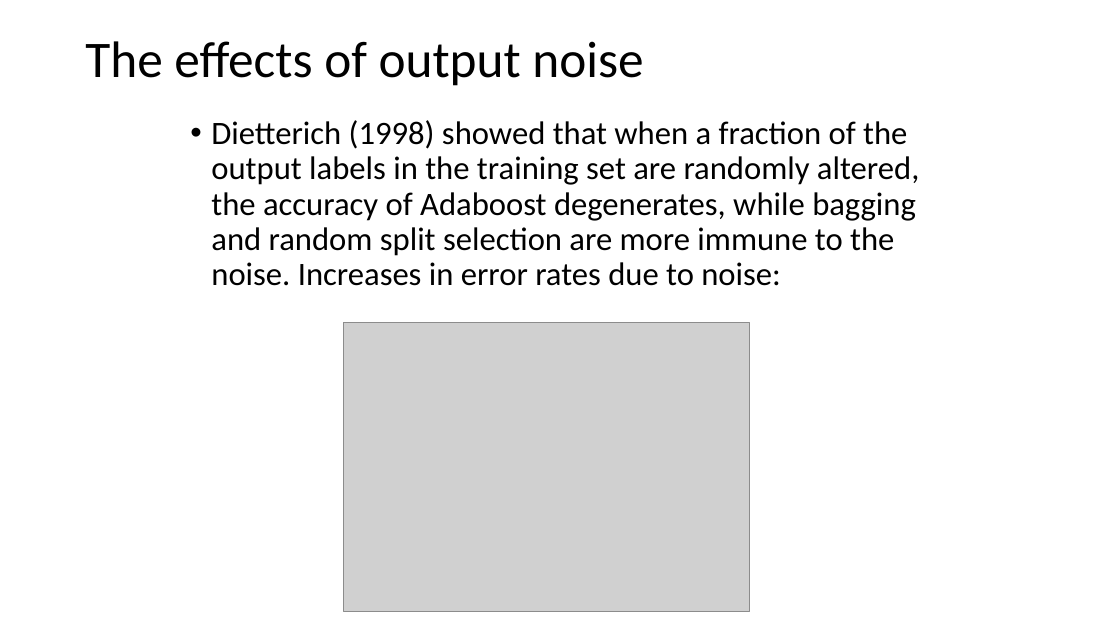
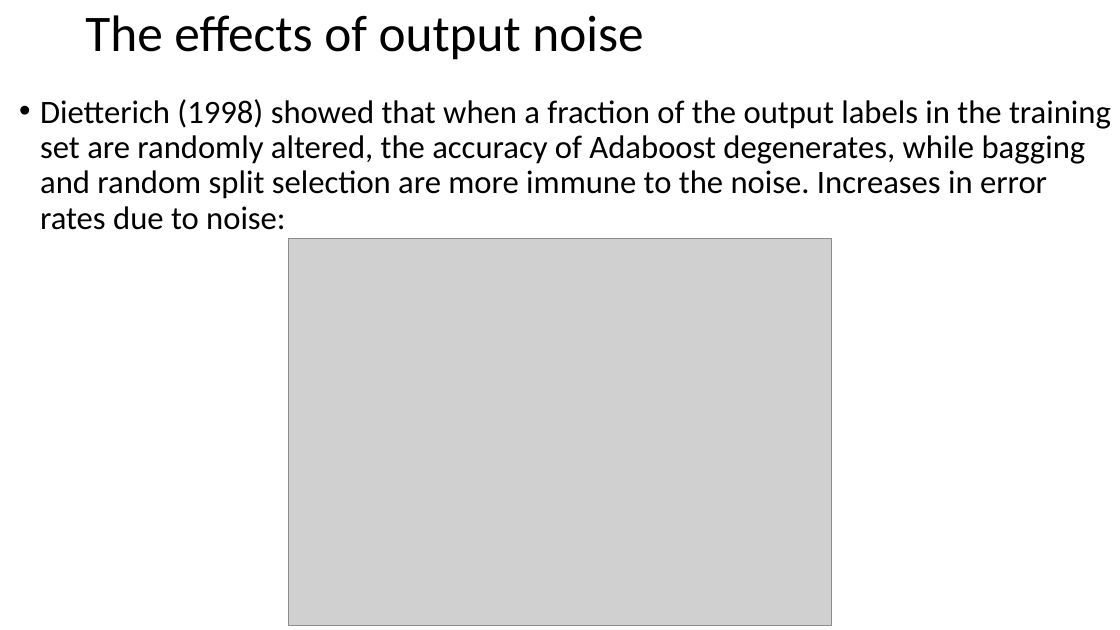
Before and after one commit to SannioAnalytics/Online-Materials, a slide deck: slide 35 of 18. Random Forests.pptx. Drawn at 1120x630 pixels with LibreOffice and Linux fonts; fonts in the diff are those of the drawing; grey boxes stand for pictures. Boxes give left, top, right and bottom in pixels: in the first picture for what was removed or moved away, otherwise in the second. Text is boxed around its words. In the diff, an @@ line names an element or a change of style, - is before the commit and + after.

```diff
--- a/18. Random Forests.pptx
+++ b/18. Random Forests.pptx
@@ title "The effects of output noise": place and size @@
-title "The effects of output noise" at [85, 41, 643, 86]
+title "The effects of output noise" at [85, 15, 643, 60]
@@ text "Dietterich (1998) showed that when ..." rewrapped from [211, 120, 919, 286] to [40, 99, 1111, 230] @@
@@ picture: place and size @@
-picture at [343, 322, 749, 612]
+picture at [289, 239, 832, 626]
```
Also in this commit, not shown: 1 other slide changed, 1 slide added, 1 slide removed, 1 other file.
